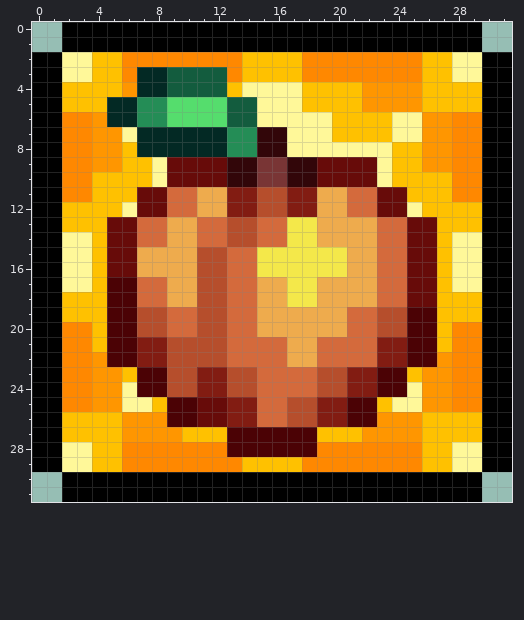
File history of a pixel-art sprite, Sources/Modules/FoodModule/Buffs/VanillaFoodBuffs/ApricotBuff.png. The picture above was drawn from the file before the commit.
The file is 32x32 pixels.
After:
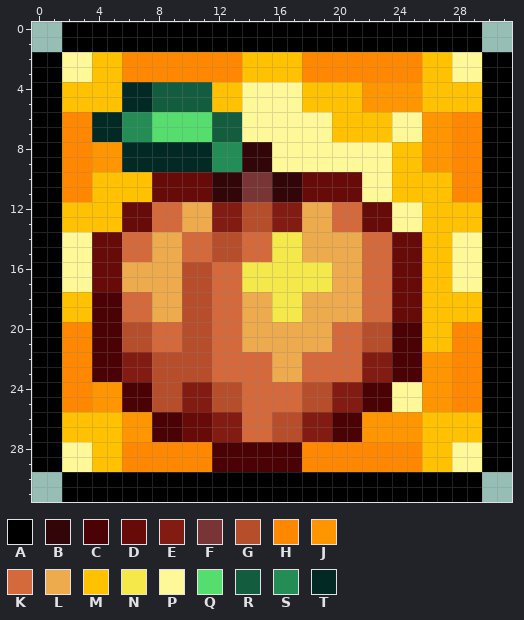
Palette (. is transparent): A #000000  B #320609  C #4b0205  D #670b09  E #821c12  F #793535  G #b64e2c  H #ff8800  J #ff9600  K #d46a3c  L #eeab4d  M #ffc100  N #f4e84a  P #fff899  Q #55dd6d  R #135c3e  S #248d56  T #032924
Diff:
@@ x 0..31 @@
  2 AAPPMMHHHHHHHHMMMMHHHHHHHHMMPPAA
- 3 AAPPMMHTTRRRRHMMMMHHHHHHHHMMPPAA
- 4 AAMMMMJTTRRRRMPPPPMMMMJJJJMMMMAA
- 5 AAMMMTTSSQQQQRRPPPMMMMJJJJMMMMAA
- 6 AAHHJTTSSQQQQRRPPPPPMMMMPPJJHHAA
- 7 AAHHJJPTTTTTTSSBBPPPMMMMPPJJHHAA
- 8 AAHHJJMTTTTTTSSBBPPPPPPPMMJJHHAA
- 9 AAHHJJMMPDDDDBBFFBBDDDDPMMJJHHAA
-10 AAHHMMMMPDDDDBBFFBBDDDDPMMMMHHAA
-11 AAHHMMMDDKKLLEEGGEELLKKDDMMMHHAA
-12 AAMMMMPDDKKLLEEGGEELLKKDDPMMMMAA
-13 AAMMMDDKKLLKKGGKKNNLLLLKKDDMMMAA
-14 AAPPMDDKKLLKKGGKKNNLLLLKKDDMPPAA
-15 AAPPMDDLLLLGGKKNNNNNNLLKKDDMPPAA
-16 AAPPMDDLLLLGGKKNNNNNNLLKKDDMPPAA
-17 AAPPMCCKKLLGGKKLLNNLLLLKKDDMPPAA
-18 AAMMMCCKKLLGGKKLLNNLLLLKKDDMMMAA
-19 AAMMMCCGGKKGGKKLLLLLLKKGGCCMMMAA
-20 AAHHMCCGGKKGGKKLLLLLLKKGGCCMHHAA
-21 AAHHMCCEEGGGGKKKKLLKKKKEECCMHHAA
-22 AAHHJCCEEGGGGKKKKLLKKKKEECCJHHAA
-23 AAHHJJMCCGGEEGGKKKKGGEECCMJJHHAA
-24 AAHHJJPCCGGEEGGKKKKGGEECCPJJHHAA
-25 AAHHJJPPMCCDDEEKKGGEECCMPPJJHHAA
-26 AAMMMMJJJCCDDEEKKGGEECCJJJMMMMAA
-27 AAMMMMJJJJMMMCCCCCCMMMJJJJMMMMAA
-28 AAPPMMHHHHHHHCCCCCCHHHHHHHMMPPAA
-29 AAPPMMHHHHHHHHMMMMHHHHHHHHMMPPAA
+ 3 AAPPMMHHHHHHHHMMMMHHHHHHHHMMPPAA
+ 4 AAMMMMTTRRRRMMPPPPMMMMJJJJMMMMAA
+ 5 AAMMMMTTRRRRMMPPPPMMMMJJJJMMMMAA
+ 6 AAHHTTSSQQQQRRPPPPPPMMMMPPJJHHAA
+ 7 AAHHTTSSQQQQRRPPPPPPMMMMPPJJHHAA
+ 8 AAHHJJTTTTTTSSBBPPPPPPPPMMJJHHAA
+ 9 AAHHJJTTTTTTSSBBPPPPPPPPMMJJHHAA
+10 AAHHMMMMDDDDBBFFBBDDDDPPMMMMHHAA
+11 AAHHMMMMDDDDBBFFBBDDDDPPMMMMHHAA
+12 AAMMMMDDKKLLEEGGEELLKKDDPPMMMMAA
+13 AAMMMMDDKKLLEEGGEELLKKDDPPMMMMAA
+14 AAPPDDKKLLKKGGKKNNLLLLKKDDMMPPAA
+15 AAPPDDKKLLKKGGKKNNLLLLKKDDMMPPAA
+16 AAPPDDLLLLGGKKNNNNNNLLKKDDMMPPAA
+17 AAPPDDLLLLGGKKNNNNNNLLKKDDMMPPAA
+18 AAMMCCKKLLGGKKLLNNLLLLKKDDMMMMAA
+19 AAMMCCKKLLGGKKLLNNLLLLKKDDMMMMAA
+20 AAHHCCGGKKGGKKLLLLLLKKGGCCMMHHAA
+21 AAHHCCGGKKGGKKLLLLLLKKGGCCMMHHAA
+22 AAHHCCEEGGGGKKKKLLKKKKEECCJJHHAA
+23 AAHHCCEEGGGGKKKKLLKKKKEECCJJHHAA
+24 AAHHJJCCGGEEGGKKKKGGEECCPPJJHHAA
+25 AAHHJJCCGGEEGGKKKKGGEECCPPJJHHAA
+26 AAMMMMJJCCDDEEKKGGEECCJJJJMMMMAA
+27 AAMMMMJJCCDDEEKKGGEECCJJJJMMMMAA
+28 AAPPMMHHHHHHCCCCCCHHHHHHHHMMPPAA
+29 AAPPMMHHHHHHCCCCCCHHHHHHHHMMPPAA
 30 ..AAAAAAAAAAAAAAAAAAAAAAAAAAAA..
Where, in picture pixels (left, top, right, bottom), the same in both pictures:
changed: (92, 67, 437, 472)
